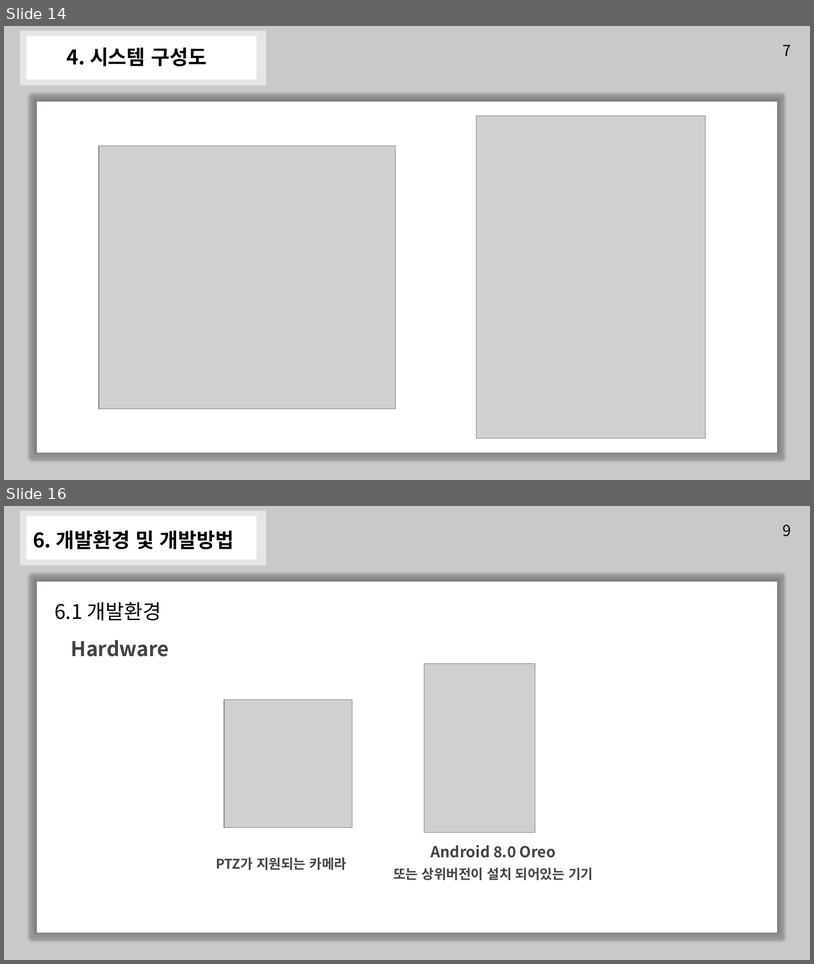
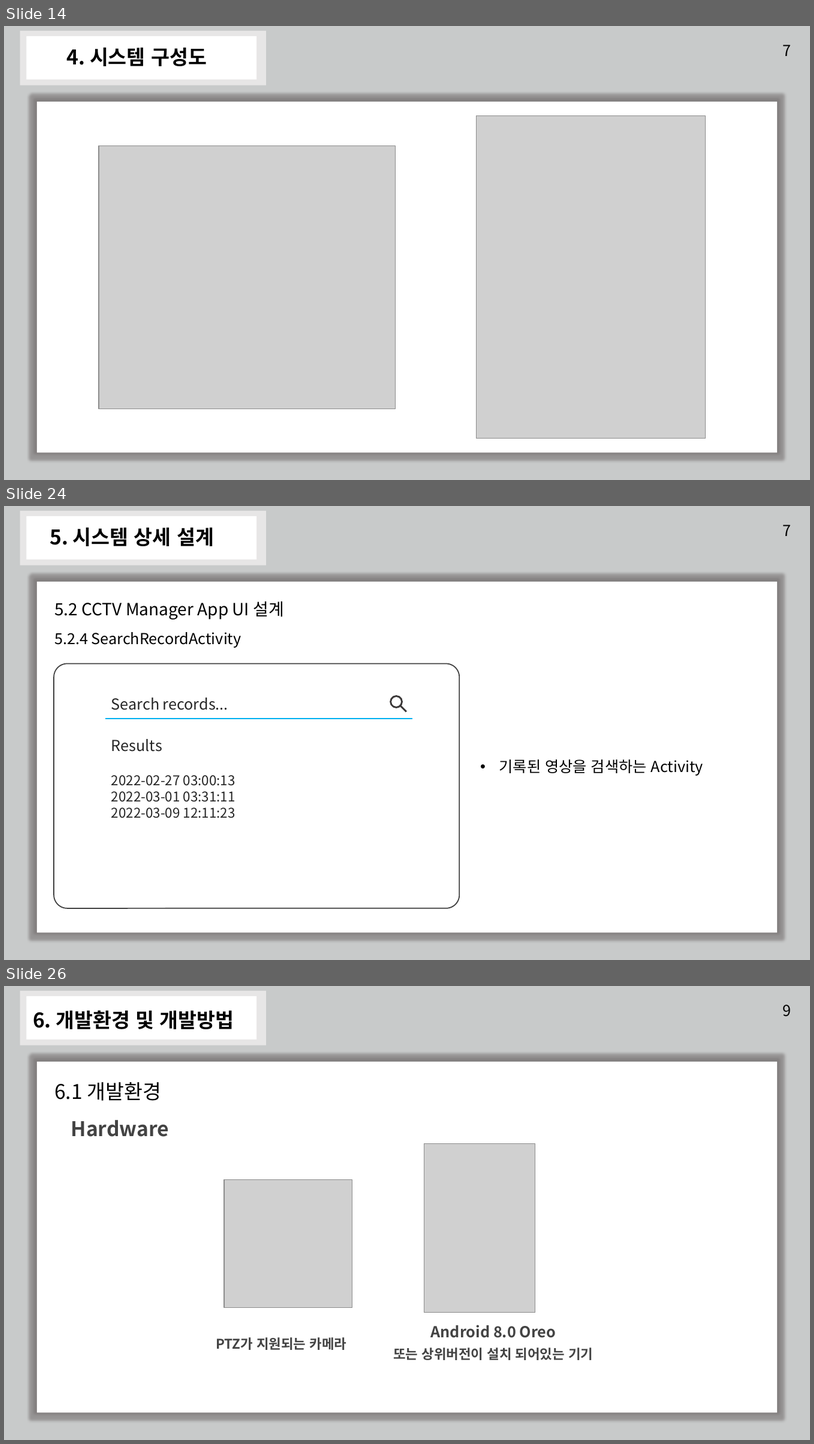
Before and after one commit to TeamGym/CapstonDesign2022-A, a slide deck: Documentation/종합설계_2차_설계서_발표.pptx. Shown one above the other, each under a label of ours: slides 14 and 16 before the commit, slides 14, 24 and 26 after it; the slides between them are not shown. The pictures are 814x964 and 814x1444 pixels, drawn with LibreOffice and Linux fonts; fonts in the diff are those of the drawing; grey boxes stand for pictures. Boxes give left, top, right and bottom in pixels: in the first picture for what was removed or moved away, otherwise in the second. Text is boxed around its words. In the diff, an @@ line names an element or a change of style, - is before the commit and + after.

```diff
--- a/Documentation/종합설계_2차_설계서_발표.pptx
+++ b/Documentation/종합설계_2차_설계서_발표.pptx
@@ slide 24 added at (4, 506, 810, 960), background #FFFFFF @@
@@ rectangle added at (4, 506, 810, 960), fill #C8CACA @@
@@ rectangle added at (20, 511, 266, 565), fill #E7E6E6 @@
@@ rectangle added at (26, 516, 257, 559), fill #FFFFFF, 18 pt, text #FFFFFF @@
+ㅠ
@@ text added at (50, 527, 214, 546), 24 pt, text #000000, bold @@
+5. 시스템 상세 설계
@@ text added at (783, 525, 791, 536), 18 pt, text #000000 @@
+7
@@ rectangle added at (36, 582, 777, 933), fill #FFFFFF @@
@@ text added at (54, 601, 285, 648), 18 pt, text #000000 @@
+5.2 CCTV Manager App UI 설계
+5.2.4 SearchRecordActivity
@@ rounded rectangle added at (54, 663, 459, 907), outline #404040 1.25 pt @@
@@ text added at (111, 697, 228, 710), 18 pt, text #262626 @@
+Search records...
@@ ellipse added at (391, 696, 402, 708), outline #3B3838 2 pt @@
@@ line added from (105, 718) to (413, 718), #00B0F0 1.5 pt @@
@@ line added from (401, 706) to (407, 712), #3B3838 2 pt @@
@@ text added at (111, 739, 236, 818), 16 pt, text #262626 @@
+Results
+2022-02-27 03:00:13
+2022-03-01 03:31:11
+2022-03-09 12:11:23
@@ text added at (500, 759, 704, 775), 18 pt, text #000000 @@
+• 기록된 영상을 검색하는 Activity
@@ what was slide 16 is now slide 26 @@
```
Also in this commit, not shown: 1 slide changed, 9 other slides added, 1 other file.
